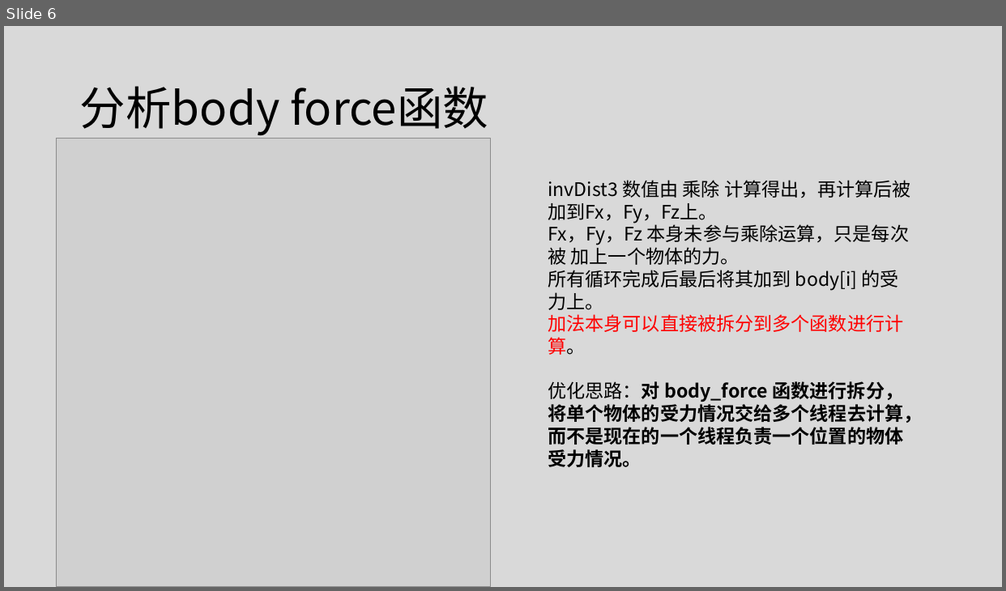
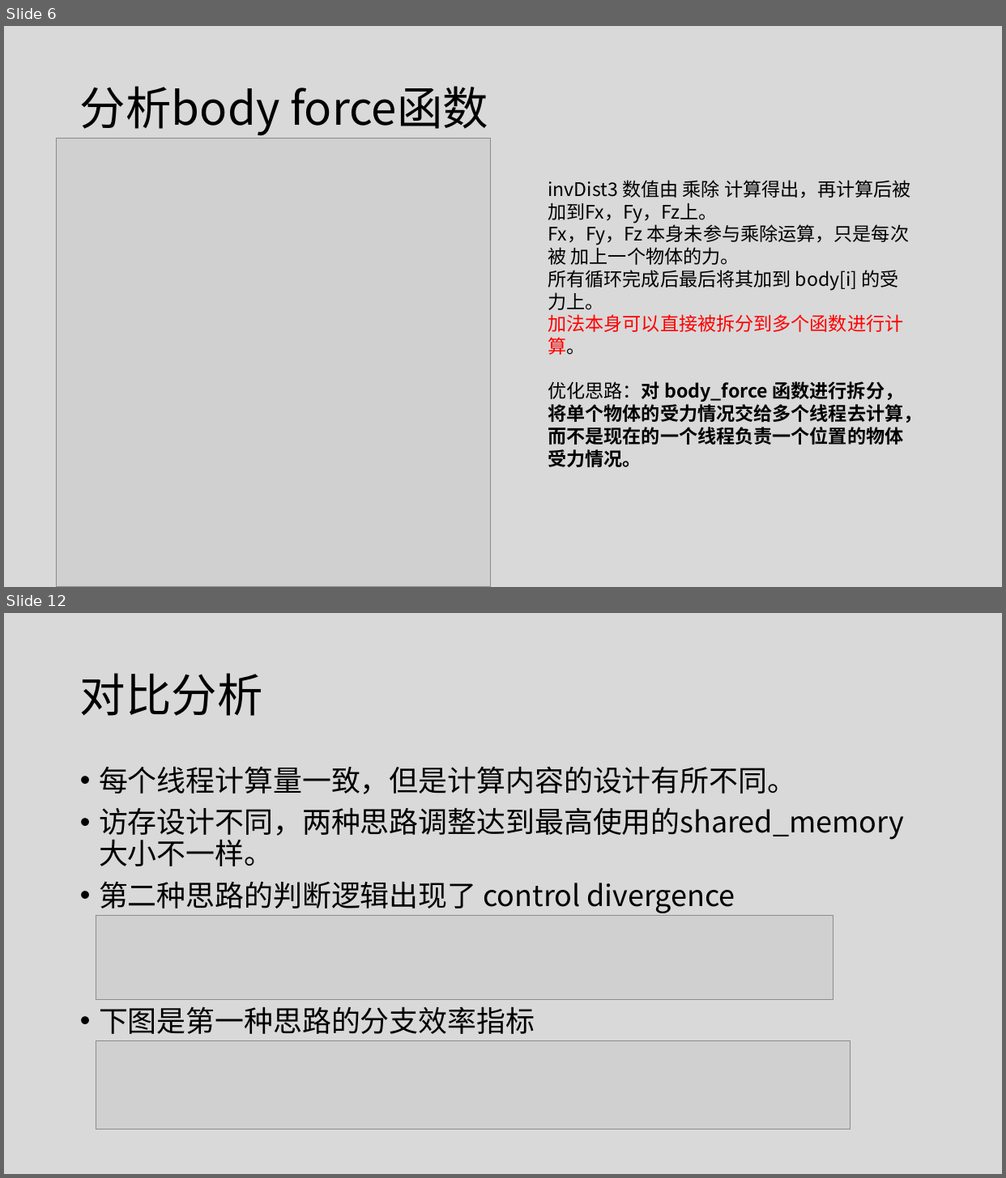
Before and after one commit to AlexZFX/cuda-nbody, a slide deck: ppt/Cuda-nbody 优化思路.pptx. Shown one above the other, each under a label of ours: slide 6 before the commit, slides 6 and 12 after it; the slides between them are not shown. The pictures are 1006x591 and 1006x1178 pixels, drawn with LibreOffice and Linux fonts; fonts in the diff are those of the drawing; grey boxes stand for pictures. Boxes give left, top, right and bottom in pixels: in the first picture for what was removed or moved away, otherwise in the second. Text is boxed around its words. In the diff, an @@ line names an element or a change of style, - is before the commit and + after.

```diff
--- a/ppt/Cuda-nbody 优化思路.pptx
+++ b/ppt/Cuda-nbody 优化思路.pptx
@@ slide 12 added at (4,613,1002,1174), background #D9D9D9 @@
@@ title added at (80,673,263,716), 44 pt, text #000000 @@
+对比分析
@@ text added at (99,766,904,1034), 28 pt, text #000000 @@
+• 每个线程计算量一致，但是计算内容的设计有所不同。
+• 访存设计不同，两种思路调整达到最高使用的shared_memory大小不一样。
+• 第二种思路的判断逻辑出现了 control divergence
+• 下图是第一种思路的分支效率指标
@@ picture added at (96,915,833,1000) @@
@@ picture added at (96,1041,850,1130) @@
```
Also in this commit, not shown: 6 slides changed, 3 other slides added.
